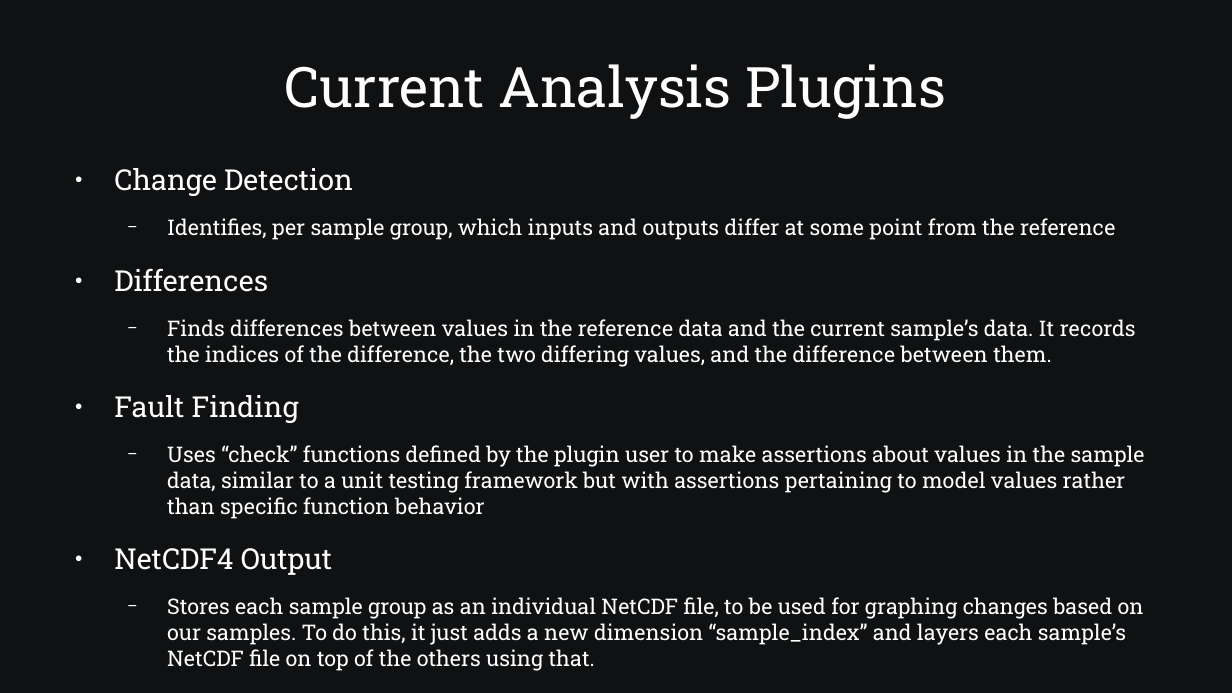
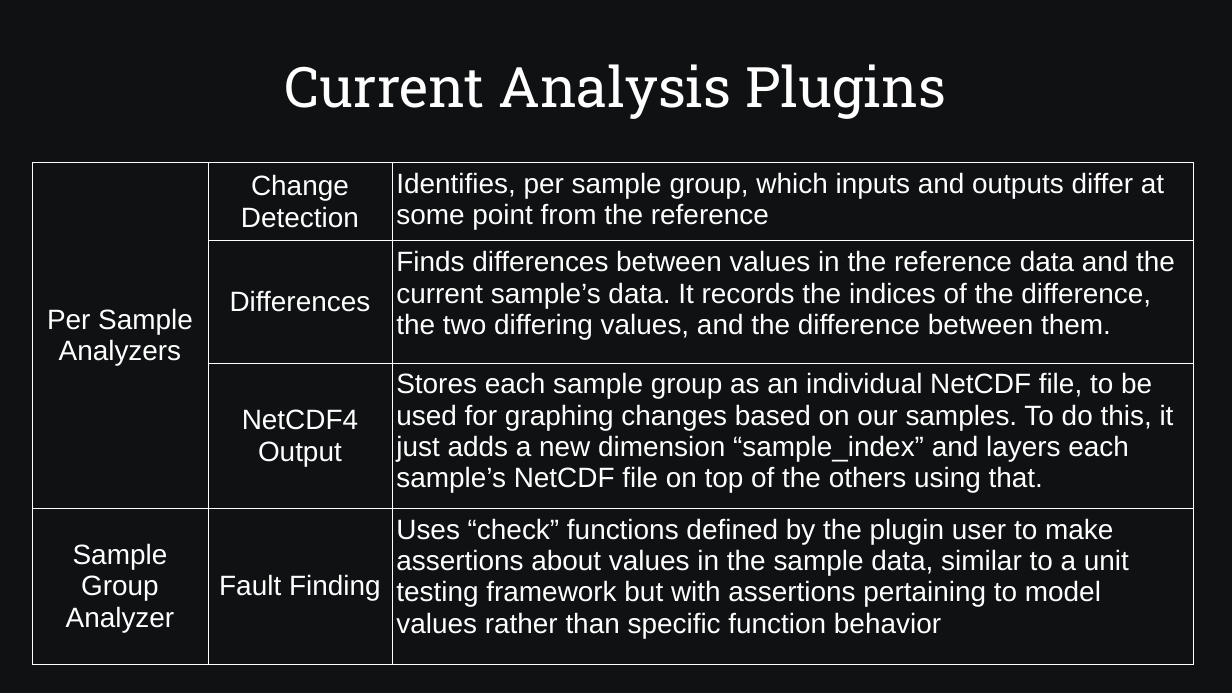
Before and after one commit to SamAllen06/lake_temp_work, a slide deck: slide 21 of documentation/for_collaborators/TestingSoftwareOverview.odp (slide 26 before the commit). Drawn at 1232x693 pixels with LibreOffice and Linux fonts; fonts in the diff are those of the drawing. Boxes give left, top, right and bottom in pixels: in the first picture for what was removed or moved away, otherwise in the second. Text is boxed around its words. In the diff, an @@ line names an element or a change of style, - is before the commit and + after.

Commit message:
Update Input, Output, and Constants table and Reorganize Sampling/Analysis plugin slides

```diff
--- a/documentation/for_collaborators/TestingSoftwareOverview.odp
+++ b/documentation/for_collaborators/TestingSoftwareOverview.odp
@@ table added at <box>32,162,1194,651</box>, 4 rows, 3 columns @@
+Per Sample Analyzers | Change Detection | Identifies, per sample group, which inputs and outputs differ at some point from the reference
+ | Differences | Finds differences between values in the reference data and the current sample’s data. It records the indices of the difference, the two differing values, and the difference between them.
+ | NetCDF4 Output | Stores each sample group as an individual NetCDF file, to be used for graphing changes based on our samples. To do this, it just adds a new dimension “sample_index” and layers each sample’s NetCDF file on top of the others using that.
+Sample Group Analyzer | Fault Finding | Uses “check” functions defined by the plugin user to make assertions about values in the sample data, similar to a unit testing framework but with assertions pertaining to model values rather than specific function behavior
@@ text removed at <box>114,168,1145,671</box> @@
-● Change Detection
-  − Identifies, per sample group, which inputs and outputs differ at some point from the reference
-● Differences
-  − Finds differences between values in the reference data and the current sample’s data. It records the indices of the difference, the two differing values, and the difference between them.
-● Fault Finding
-  − Uses “check” functions defined by the plugin user to make assertions about values in the sample data, similar to a unit testing framework but with assertions pertaining to model values rather than specific function behavior
-● NetCDF4 Output
-  − Stores each sample group as an individual NetCDF file, to be used for graphing changes based on our samples. To do this, it just adds a new dimension “sample_index” and layers each sample’s NetCDF file on top of the others using that.
```
Also in this commit, not shown: 11 other slides changed, 1 slide added, 6 slides removed, 2 other files.
